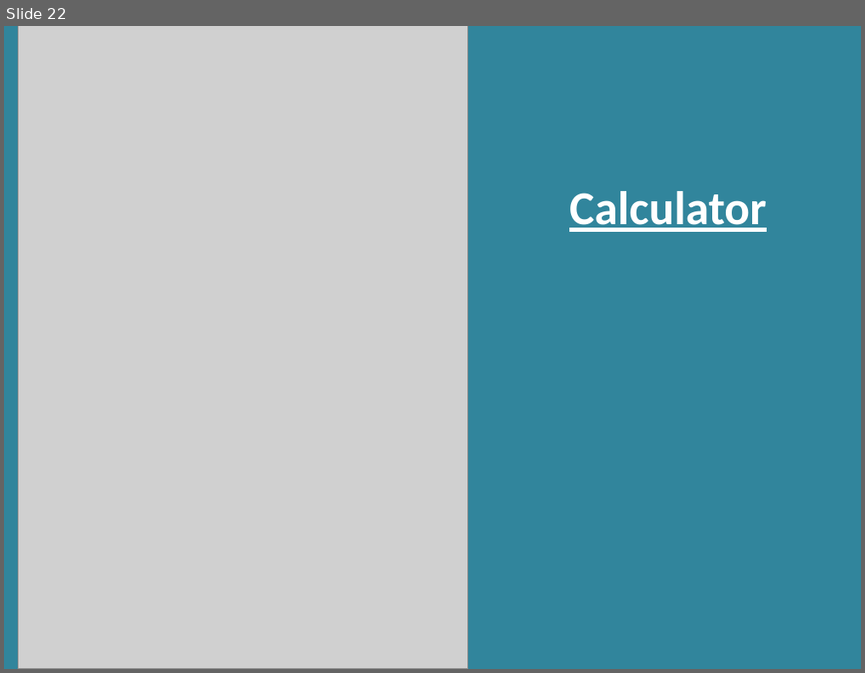
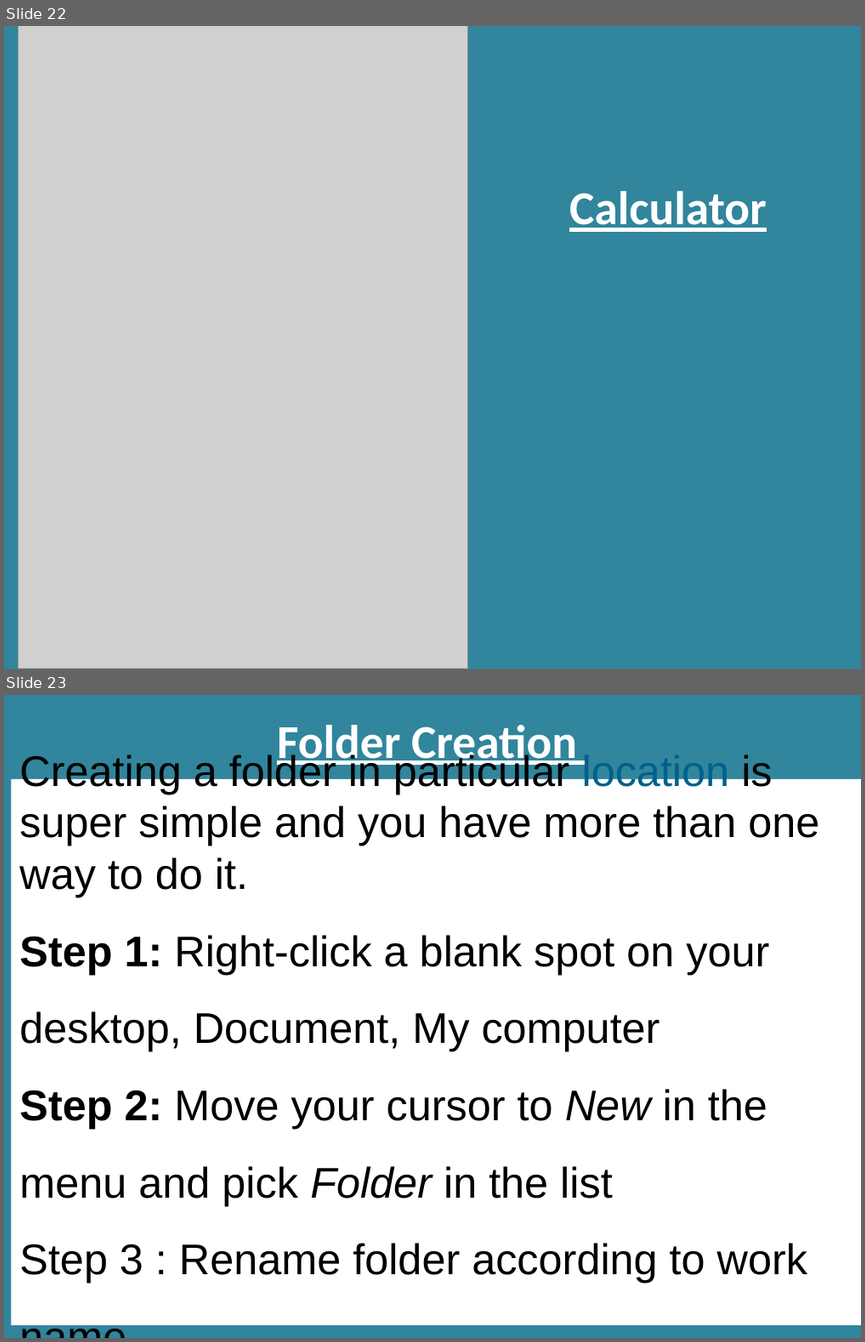
Before and after one commit to RashmivernekarN/keonics, a slide deck: All Sub PPT/basic.pptx. Shown one above the other, each under a label of ours: slide 22 before the commit, slides 22 and 23 after it. The pictures are 865x673 and 865x1342 pixels, drawn with LibreOffice and Linux fonts; fonts in the diff are those of the drawing; grey boxes stand for pictures. Boxes give left, top, right and bottom in pixels: in the first picture for what was removed or moved away, otherwise in the second. Text is boxed around its words. In the diff, an @@ line names an element or a change of style, - is before the commit and + after.

```diff
--- a/All Sub PPT/basic.pptx
+++ b/All Sub PPT/basic.pptx
@@ slide 23 added at (x1=4, y1=695, x2=861, y2=1338), background #31859C @@
@@ title added at (x1=277, y1=725, x2=577, y2=769), 39.6 pt, text #FFFFFF, bold, underline @@
+Folder Creation
@@ rectangle added at (x1=11, y1=779, x2=861, y2=1325), fill #FFFFFF, 36 pt, text #000000 @@
+Creating a folder in particular location is super simple and you have more than one way to do it.
+Step 1: Right-click a blank spot on your desktop, Document, My computer
+Step 2: Move your cursor to New in the menu and pick Folder in the list
+Step 3 : Rename folder according to work name
```
Also in this commit, not shown: 1 other slide added, 3 other files.
